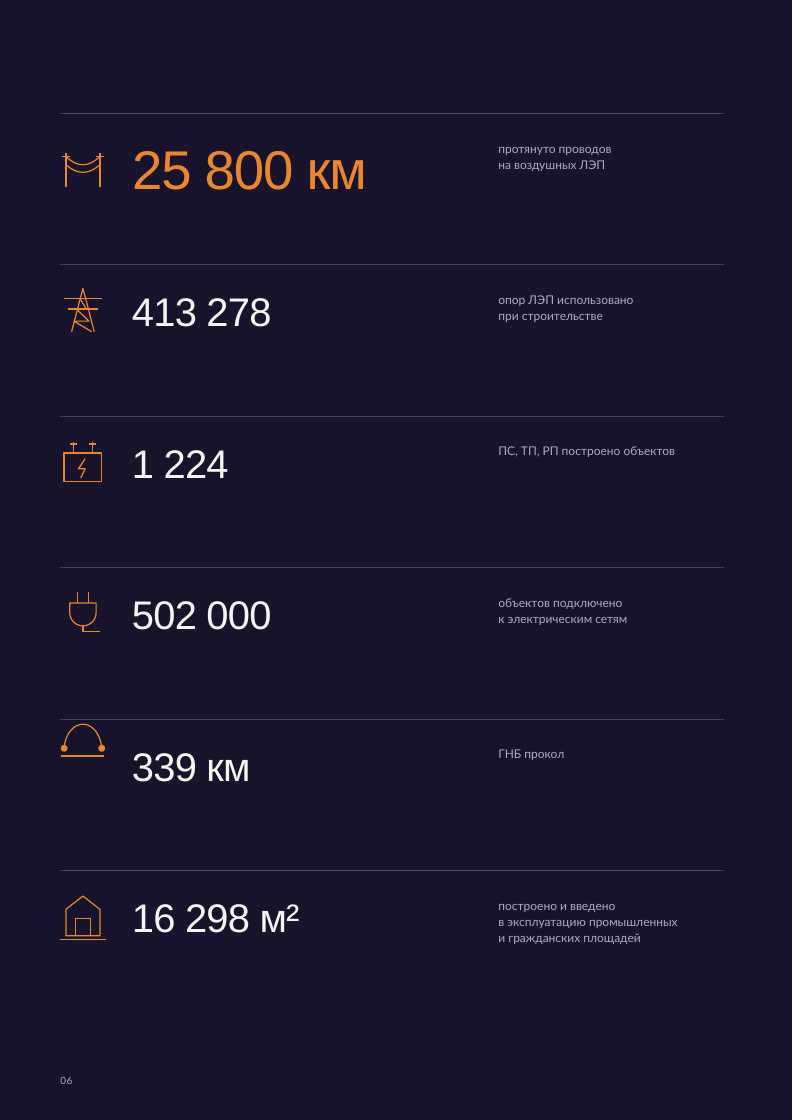
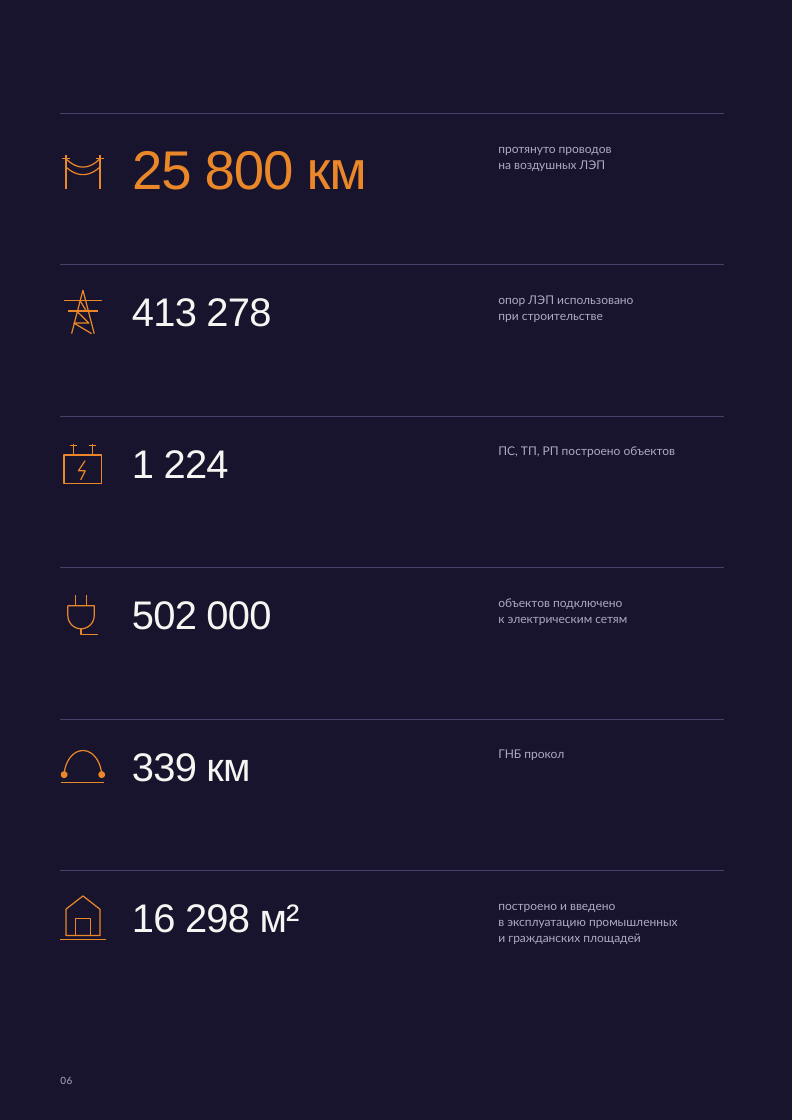
Before and after one commit to dkaratsapov-web/energo, a slide deck: slide 6 of presentation-project/12_catalog-premium/presentation.pptx. Drawn at 792x1120 pixels with LibreOffice and Linux fonts; fonts in the diff are those of the drawing. Boxes give left, top, right and bottom in pixels: in the first picture for what was removed or moved away, otherwise in the second. Text is boxed around its words. In the diff, an @@ line names an element or a change of style, - is before the commit and + after.

```diff
--- a/presentation-project/12_catalog-premium/presentation.pptx
+++ b/presentation-project/12_catalog-premium/presentation.pptx
@@ 2 lines, 1 freeform shape: place and size @@
-2 lines, 1 freeform shape at [70, 592, 97, 625]
+2 lines, 1 freeform shape at [68, 596, 95, 629]
@@ outline redrawn in 8 elements at [64, 455, 102, 484], [79, 461, 85, 480], [72, 290, 95, 333], [79, 301, 86, 311], [74, 311, 92, 334], [66, 159, 100, 168], [66, 168, 100, 175], [81, 629, 99, 635] @@
@@ 2 ellipses, 1 line, 1 freeform shape: place and size @@
-2 ellipses, 1 line, 1 freeform shape at [60, 724, 105, 756]
+2 ellipses, 1 line, 1 freeform shape at [60, 751, 105, 782]
```
Also in this commit, not shown: 4 other slides changed, 12 other files.
